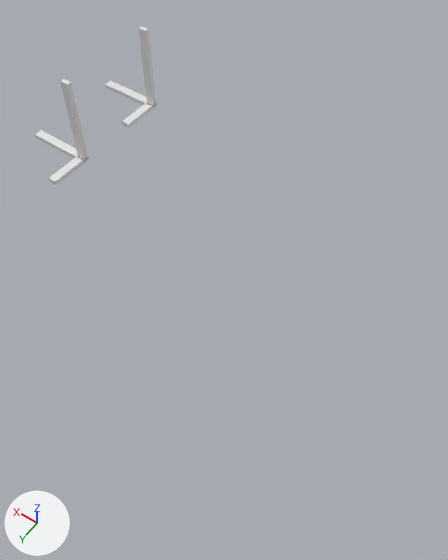
A saved change to the Blender file models/markers.blend.
One viewpoint serves both versions: a 50 mm lens placed at (-0.872, 0.921, 0.92), pointed at (-0.46, 0.344, 0.012). Every picture has the same lights, and +X, +Y and +Z are marked at lower left. The first picture is the older version.

The first picture shows 'arena_marker_obj', 'arena_marker_obj.001', 'arena_marker_obj.002', 'arena_marker_stl'.
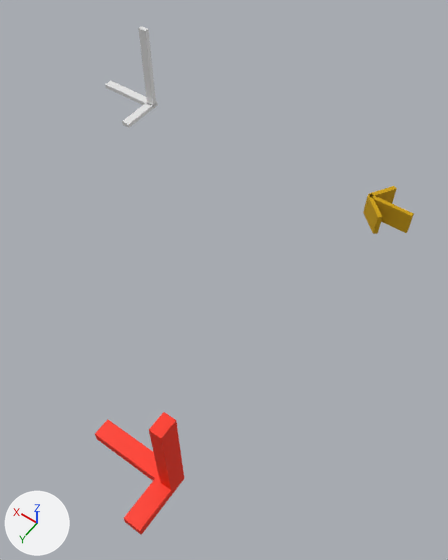
The newer file is also turned or shifted as a whole; pictures and numbers use the older file's frame.

Boxes [x1, y1, x2, y2] around the edits, measured in the pictures (448 x 560 px):
'arena_marker', added (red)
    after: [95, 412, 184, 535]
'arrow_fiducial', added (yellow)
    after: [363, 186, 414, 234]
'arena_marker_obj.001', deleted
    before: [60, 79, 88, 159]
'arena_marker_obj.002', deleted
    before: [35, 130, 90, 163]
'arena_marker_obj', deleted
    before: [49, 156, 88, 185]

Diff of the bpy script that builds the scene:
```diff
--- a/models/markers.blend.py
+++ b/models/markers.blend.py
@@ mat_standardpink_001 @@
+mat_standardpink_001 = principled_material('StandardPink.001')
+mat_standardpink_001.base_color = (0.604, 0.347, 0.0)  # yellow #cc9f00
+mat_standardpink_001.roughness = 1.0
@@ mat_material @@
+mat_material = principled_material('Material')
+mat_material.base_color = (1.0, 0.023, 0.0)  # red #ff2a00
@@ me_arrow_fiducial @@
+me_arrow_fiducial.from_pydata(...)  # 1464 vertices, 1458 faces; spans x -0.0499..0.0501, y -0.0543..0.0457, z -0.025..0.025
+me_arrow_fiducial.materials.append(mat_standardpink_001)  # yellow #cc9f00
@@ me_arena_marker_001 @@
+me_arena_marker_001.from_pydata(...)  # 27 vertices, 64 faces; spans x 0.0..100.0, y -150.0..0.0, z 0.0..200.0
+me_arena_marker_001.materials.append(mat_material)  # red #ff2a00
@@ ob_arena_marker_obj @@
-ob_arena_marker_obj = bpy.data.objects.new('arena_marker_obj', me_cube_004)
-ob_arena_marker_obj.location = (0.0, 0.238, 0.0)
-ob_arena_marker_obj.scale = (0.01, 0.05, 0.005)
-_m = ob_arena_marker_obj.modifiers.new('Subdivision', 'SUBSURF')
-_m.subdivision_type = 'SIMPLE'
-_m.levels = 3
@@ ob_arena_marker_obj_001 @@
-ob_arena_marker_obj_001 = bpy.data.objects.new('arena_marker_obj.001', me_cube_005)
-ob_arena_marker_obj_001.location = (0.0, 0.238, 0.0)
-ob_arena_marker_obj_001.scale = (0.01, 0.05, 0.005)
-_m = ob_arena_marker_obj_001.modifiers.new('Subdivision', 'SUBSURF')
-_m.subdivision_type = 'SIMPLE'
-_m.levels = 3
@@ ob_arena_marker_obj_002 @@
-ob_arena_marker_obj_002 = bpy.data.objects.new('arena_marker_obj.002', me_cube_006)
-ob_arena_marker_obj_002.location = (0.0, 0.238, 0.0)
-ob_arena_marker_obj_002.scale = (0.01, 0.05, 0.005)
-_m = ob_arena_marker_obj_002.modifiers.new('Subdivision', 'SUBSURF')
-_m.subdivision_type = 'SIMPLE'
-_m.levels = 3
@@ ob_arrow_fiducial @@
+ob_arrow_fiducial = bpy.data.objects.new('arrow_fiducial', me_arrow_fiducial)
+ob_arrow_fiducial.location = (-0.626, 0.0, 0.0)
@@ ob_arena_marker @@
+ob_arena_marker = bpy.data.objects.new('arena_marker', me_arena_marker_001)
+ob_arena_marker.location = (-0.626, 0.679, 0.0)
+ob_arena_marker.rotation_euler = (0.0, 0.0, 1.571)  # degrees (0, 0, 90)
+ob_arena_marker.scale = (0.001, 0.001, 0.001)
+_m = ob_arena_marker.modifiers.new('Subdivision', 'SUBSURF')
+_m.subdivision_type = 'SIMPLE'
+_m.levels = 3
```
